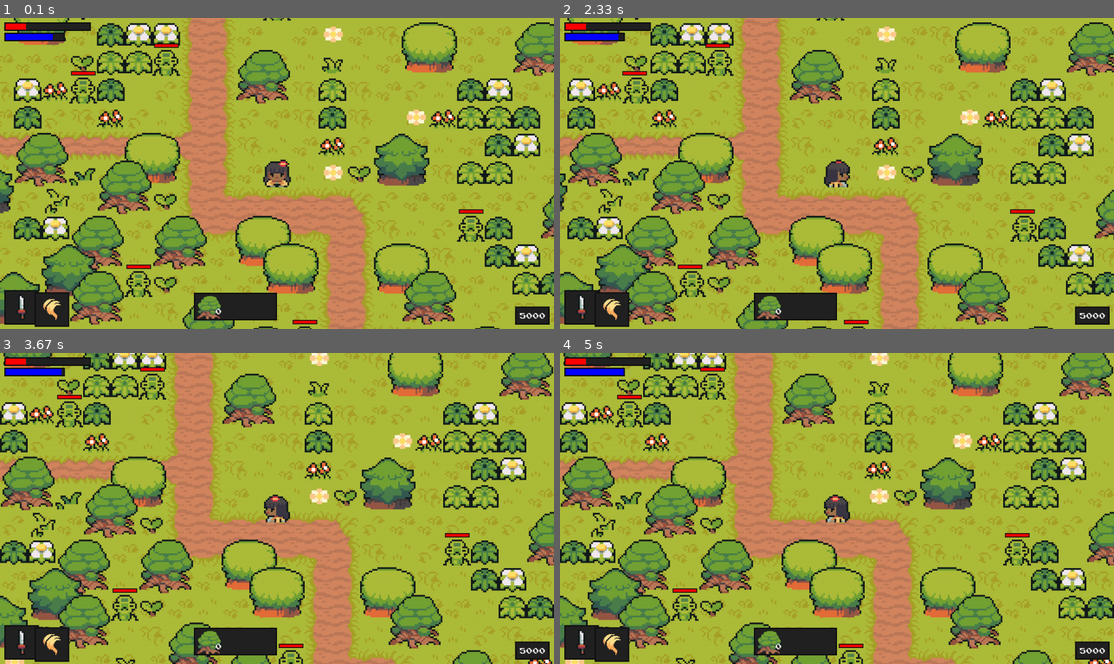
Above: before the commit, frames 1-4 (two rows, left to right).
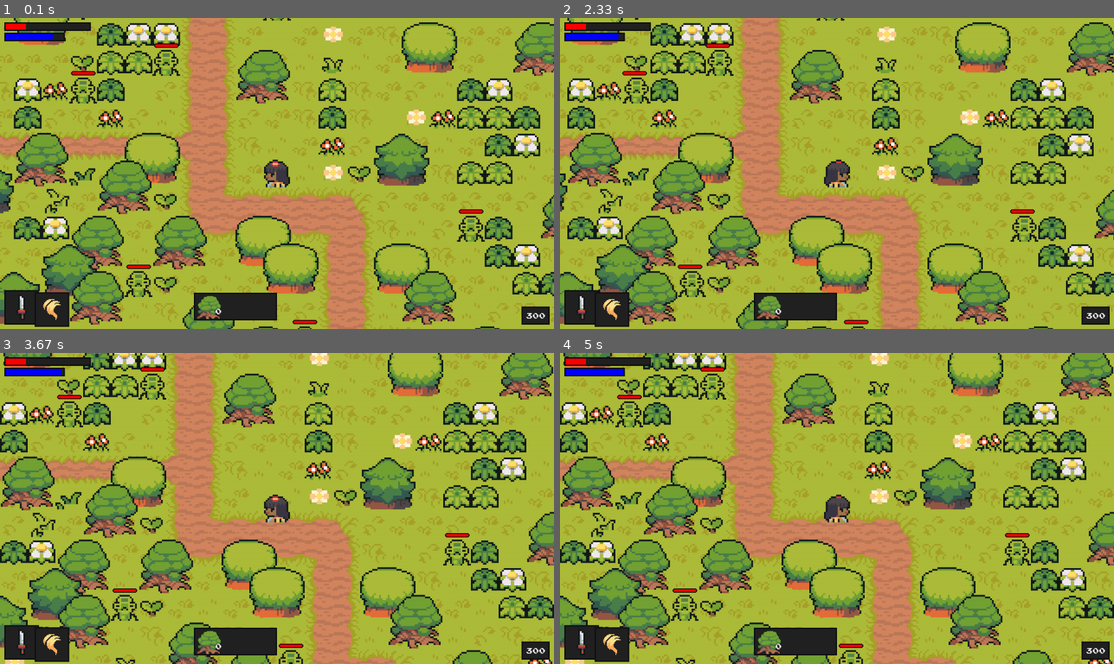
Above: after the commit, the same moments.

Repository: sabaris-sps/lumora-pygame
Game: pygame game, started from code/main.py
The game is run twice, just before and just after one commit, with the same random seed, the same clock (stepped at 60 frames per second) and the same inputs.
Inputs (mouse positions are in pixels of both pictures, inside the frame that each line leads up to):
- Up to frame 1 (0.1 s): no input
- Up to frame 2 (2.33 s): move the mouse to (814, 185) at 0.37 s; move the mouse to (665, 126) at 0.87 s; move the mouse to (848, 67) at 1.2 s; press the mouse at (1036, 148) at 2.27 s
- Up to frame 3 (3.67 s): move the mouse to (288, 511) at 2.37 s; release the mouse at (94, 539) at 2.5 s; tap Space at 2.57 s; move the mouse to (398, 430) at 2.93 s; move the mouse to (155, 452) at 3.27 s
- Up to frame 4 (5 s): move the mouse to (670, 623) at 3.7 s; move the mouse to (726, 533) at 4.1 s; move the mouse to (1008, 583) at 4.77 s

The runs differ from the first frame. In frame 1, 0.4% of the frame differs, in the area x 12-97%, y 8-99%; in frame 2, 0.1%; in frame 3, 0.1%; in frame 4, 0.4%, in the area x 10-97%, y 4-99%.

Commit message:
attack radius increased

Diff:
--- a/code/enemy.py
+++ b/code/enemy.py
@@ -179,11 +179,11 @@
     offset_pos = pos - pygame.math.Vector2(0,40) - self.offset
 
     self.bg_rect.center = offset_pos
-    pygame.draw.rect(self.display_surface, UI_BG_COLOR, self.bg_rect)
+    pygame.draw.rect(self.display_surface, UI_BG_COLOR, self.bg_rect, border_radius=5)
 
     ratio = value/max_value
     health_bar = self.bg_rect.copy()
     health_bar.width = ratio * self.bg_rect.width
 
-    pygame.draw.rect(self.display_surface, HEALTH_COLOR, health_bar)
-    pygame.draw.rect(self.display_surface, UI_BORDER_COLOR, self.bg_rect, 2)
+    pygame.draw.rect(self.display_surface, HEALTH_COLOR, health_bar, border_radius=5)
+    pygame.draw.rect(self.display_surface, UI_BORDER_COLOR, self.bg_rect, 2, border_radius=5)
--- a/code/level.py
+++ b/code/level.py
@@ -50,7 +50,7 @@
       'object': import_csv_layout('../map/map_Objects.csv'),
       'entities': import_csv_layout('../map/map_Entities.csv')
     }
-    graphics = {
+    self.graphics = {
       'grass': import_folder('../graphics/Grass'),
       'objects': import_folder('../graphics/Objects')
     }
@@ -64,15 +64,15 @@
             if style == 'boundary':
               Tile((x,y), [self.obstacle_sprites], 'invisible')
             if style == 'grass':
-              random_grass_image = choice(graphics['grass'])
+              random_grass_image = choice(self.graphics['grass'])
               Tile(
                 (x,y),
                 [self.visible_sprites, self.obstacle_sprites, self.attackable_sprites],
                 'grass',
                 random_grass_image)
             if style == 'object':
-              surf = graphics['objects'][int(col)]
-              if int(col) == 4:
+              surf = self.graphics['objects'][int(col)]
+              if int(col) == object_id['tree']:
                 Tree((x,y), [self.visible_sprites, self.obstacle_sprites, self.attackable_sprites], 'object', surf, self.tree_death_action)
               else:
                 Tile((x,y), [self.visible_sprites, self.obstacle_sprites], 'object', surf)
@@ -138,13 +138,15 @@
   def trigger_death_particles(self, pos, particle_type):
     self.animation_player.create_particles(particle_type, pos, [self.visible_sprites])
 
-  def tree_death_action(self):
+  def tree_death_action(self, tree_surf, tree_rect):
     self.player.inventory['trees'] += 1
-
-  def create_tree(self, pos, tree_type):
+    self.animation_player.play_tree_cut(tree_surf, tree_rect, [self.visible_sprites])
+    # surf = self.graphics['objects'][int(object_id['wood'])]
+    # Tile(tree_rect.center+pygame.math.Vector2(-TILESIZE,0), [self.visible_sprites, self.obstacle_sprites], 'object', surf)
+
+  def create_tree(self, pos):
     graphics = import_folder('../graphics/Objects')
-    surf = graphics[int(tree_type)]
-    Tree(pos, [self.visible_sprites, self.obstacle_sprites, self.attackable_sprites], 'object', surf, self.tree_death_action)
+    Tree(pos, [self.visible_sprites, self.obstacle_sprites, self.attackable_sprites], 'object', graphics[object_id['tree']], self.tree_death_action)
 
   def add_exp(self, amount):
     self.player.exp += amount
--- a/code/magic.py
+++ b/code/magic.py
@@ -1,6 +1,7 @@
 import pygame
 from settings import *
 from random import randint
+from support import *
 
 class MagicPlayer:
   def __init__(self, animation_player):
@@ -25,19 +26,11 @@
       player.energy -= cost
       self.sounds['flame'].play()
 
-      if player.status.split('_')[0] == 'right': direction = pygame.math.Vector2(1,0)
-      elif player.status.split('_')[0] == 'left': direction = pygame.math.Vector2(-1,0)
-      elif player.status.split('_')[0] == 'up': direction = pygame.math.Vector2(0,-1)
-      elif player.status.split('_')[0] == 'down': direction = pygame.math.Vector2(0,1)
+      direction = get_mouse_direction_status(player.rect)[0]
 
       for i in range(1,6):
-        if direction.x: #horizontal
-          offset_x = (direction.x * i) * TILESIZE
-          x = player.rect.centerx + offset_x + randint(-TILESIZE//3, TILESIZE//3)
-          y = player.rect.centery + randint(-TILESIZE//3, TILESIZE//3)
-          self.animation_player.create_particles('flame', (x,y), groups)
-        else: #vertical
-          offset_y = (direction.y * i) * TILESIZE
-          x = player.rect.centerx + randint(-TILESIZE//3, TILESIZE//3)
-          y = player.rect.centery + offset_y + randint(-TILESIZE//3, TILESIZE//3)
-          self.animation_player.create_particles('flame', (x,y), groups)
+        offset_x = (i * direction * TILESIZE).x
+        offset_y = (i * direction * TILESIZE).y
+        x = player.rect.centerx + offset_x + randint(-TILESIZE//3, TILESIZE//3)
+        y = player.rect.centery + offset_y + randint(-TILESIZE//3, TILESIZE//3)
+        self.animation_player.create_particles('flame', (x,y), groups)
--- a/code/particles.py
+++ b/code/particles.py
@@ -56,6 +56,13 @@
     animation_frames = self.frames[animation_type]
     ParticleEffect(pos, animation_frames, groups)
 
+  def play_tree_cut(self, tree_surf, tree_rect, groups):
+    tree_mask = pygame.mask.from_surface(tree_surf)
+    masked_surf = tree_mask.to_surface(unsetcolor=None)
+    animation_frames = [masked_surf] * 3
+    ParticleEffect(tree_rect.center, animation_frames, groups)
+
+
 class ParticleEffect(pygame.sprite.Sprite):
   def __init__(self, pos, animation_frames, groups):
     super().__init__(groups)
--- a/code/player.py
+++ b/code/player.py
@@ -41,7 +41,7 @@
     self.upgrade_cost = {'health': 100, 'energy': 100, 'attack': 100, 'magic' : 100, 'speed': 100}
     self.health = self.stats['health'] *0.25
     self.energy = self.stats['energy'] *0.8
-    self.exp = 5000
+    self.exp = 300
     self.speed = self.stats['speed']
 
     # damage timer
@@ -70,43 +70,9 @@
     keys = pygame.key.get_pressed()
     mouse_clicks = pygame.mouse.get_pressed()
 
-    # # movement input
-    # if keys[pygame.K_UP]:
-    #   self.direction.y=-1
-    #   self.status = 'up'
-    # elif keys[pygame.K_DOWN]:
-    #   self.direction.y=1
-    #   self.status = 'down'
-    # else:
-    #   self.direction.y=0
-
-    # if keys[pygame.K_LEFT]:
-    #   self.direction.x=-1
-    #   self.status = 'left'
-    # elif keys[pygame.K_RIGHT]:
-    #   self.direction.x=1
-    #   self.status = 'right'
-    # else:
-    #   self.direction.x=0
-
+    # movement input
     if mouse_clicks[0]: # mouse button down
-      mouse_vec = pygame.math.Vector2(pygame.mouse.get_pos()) - get_camera_offset(pygame.display.get_surface(), self.rect)
-      player_vec = pygame.math.Vector2(self.rect.center)
-      distance = (mouse_vec - player_vec).magnitude()
-      if distance > 0:
-        self.direction = (mouse_vec-player_vec).normalize()
-      else:
-        self.direction = pygame.math.Vector2()
-      if abs(self.direction.x) > abs(self.direction.y):
-        if self.direction.x > 0:
-          self.status = 'right'
-        else:
-          self.status = 'left'
-      else:
-        if self.direction.y > 0:
-          self.status = 'down'
-        else:
-          self.status = 'up'
+      self.direction, self.status = get_mouse_direction_status(self.rect)
     else:
       self.direction = pygame.math.Vector2()
 
@@ -126,6 +92,7 @@
       cost = magic_data[self.magic]['cost']
       self.create_magic(style, strength, cost)
 
+    # weapon switch input
     if keys[pygame.K_q] and self.weapon_switch_timer.can_act():
       self.weapon_switch_timer.action_init()
       if self.weapon_index < len(weapon_data.keys()) - 1:
@@ -134,6 +101,7 @@
         self.weapon_index = 0
       self.weapon = list(weapon_data.keys())[self.weapon_index]
 
+    # magic switch input
     if keys[pygame.K_e] and self.magic_switch_timer.can_act():
       self.magic_switch_timer.action_init()
       if self.magic_index < len(magic_data.keys()) - 1:
@@ -148,15 +116,21 @@
 
       # place the tree
       if self.status.split('_')[0] == 'right':
-        self.create_tree(self.rect.topright, 4)
+        self.create_tree(self.rect.topright)
       if self.status.split('_')[0] == 'left':
-        self.create_tree(self.rect.topleft + pygame.math.Vector2(-2*TILESIZE, 0), 4)
+        self.create_tree(self.rect.topleft + pygame.math.Vector2(-2*TILESIZE, 0))
       if self.status.split('_')[0] == 'up':
-        self.create_tree(self.rect.topleft + pygame.math.Vector2(0, -TILESIZE//2), 4)
+        self.create_tree(self.rect.topleft + pygame.math.Vector2(0, -TILESIZE//2))
       if self.status.split('_')[0] == 'down':
-        self.create_tree(self.rect.bottomleft + pygame.math.Vector2(0, TILESIZE//2), 4)
+        self.create_tree(self.rect.bottomleft + pygame.math.Vector2(0, TILESIZE//2))
 
       self.inventory['trees'] -= 1
+
+    # standing/attacking direction input
+    if self.attacking:
+      self.status = get_mouse_direction_status(self.rect)[1] + '_attack'
+    else:
+      self.status = get_mouse_direction_status(self.rect)[1]
 
   def get_status(self):
 
--- a/code/settings.py
+++ b/code/settings.py
@@ -8,6 +8,10 @@
     'object': -40,
     'grass': -10,
     'invisible': 0}
+object_id = {
+  'tree': 4,
+}
+ATTACK_RADIUS = (TILESIZE * 0.8,TILESIZE*0.8)
 
 # UI
 BAR_HEIGHT = 20
--- a/code/support.py
+++ b/code/support.py
@@ -51,3 +51,25 @@
   offset_pos = - pygame.math.Vector2(0,40) - offset
 
   return offset_pos
+
+def get_mouse_direction_status(player_rect):
+  mouse_vec = pygame.math.Vector2(pygame.mouse.get_pos()) - get_camera_offset(pygame.display.get_surface(), player_rect)
+  player_vec = pygame.math.Vector2(player_rect.center)
+  distance = (mouse_vec - player_vec).magnitude()
+  if distance > 0:
+    direction = (mouse_vec-player_vec).normalize()
+  else:
+    direction = pygame.math.Vector2()
+
+  if abs(direction.x) > abs(direction.y):
+    if direction.x > 0:
+      status = 'right'
+    else:
+      status = 'left'
+  else:
+    if direction.y > 0:
+      status = 'down'
+    else:
+      status = 'up'
+
+  return (direction, status)
--- a/code/tile.py
+++ b/code/tile.py
@@ -34,7 +34,7 @@
 
   def check_death(self):
     if self.health <= 0:
-      self.tree_death_action()
+      self.tree_death_action(self.image, self.rect)
       self.kill()
 
   def cooldowns(self):
--- a/code/weapon.py
+++ b/code/weapon.py
@@ -1,9 +1,12 @@
 import pygame
+from settings import *
 
 class Weapon(pygame.sprite.Sprite):
   def __init__(self, player, groups):
     super().__init__(groups)
     self.sprite_type = 'weapon'
+
+    # graphic + movement
     self.move(player)
 
   def move(self, player):
@@ -11,13 +14,16 @@
 
     # graphic
     full_path = f'../graphics/weapons/{player.weapon}/{direction}.png'
+
     self.image = pygame.image.load(full_path).convert_alpha()
 
     # placement
     if direction == 'right':
-      self.rect = self.image.get_rect(midleft = player.rect.midright + pygame.math.Vector2(0,16))
+      self.rect = self.image.get_rect(midleft = player.rect.midright + pygame.math.Vector2(-20,16))
+      self.rect.size = (ATTACK_RADIUS[0]+20, ATTACK_RADIUS[1])
     elif direction == 'left':
-      self.rect = self.image.get_rect(midright = player.rect.midleft + pygame.math.Vector2(0,16))
+      self.rect = self.image.get_rect(midright = player.rect.midleft + pygame.math.Vector2(20,16))
+      self.rect.size = (ATTACK_RADIUS[0]+20, ATTACK_RADIUS[1])
     elif direction == 'down':
       self.rect = self.image.get_rect(midtop = player.rect.midbottom + pygame.math.Vector2(-10,0))
     elif direction == 'up':
